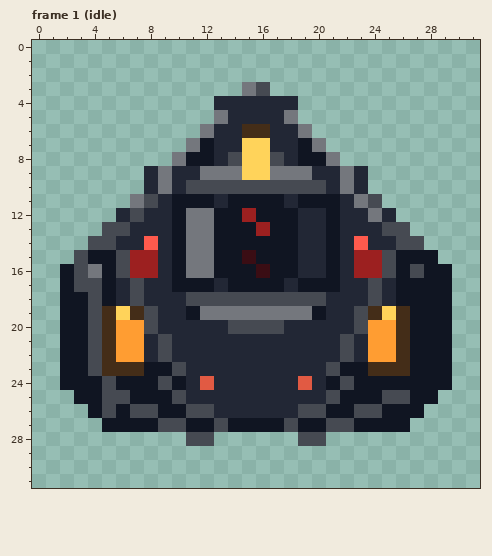
Pixel-art file, stored at assets/sources/enemies/turret.ase. This is how it looked before the edit.
32x32 pixels, 11 frames. Shown: frame 1 (idle).
Now the later version:
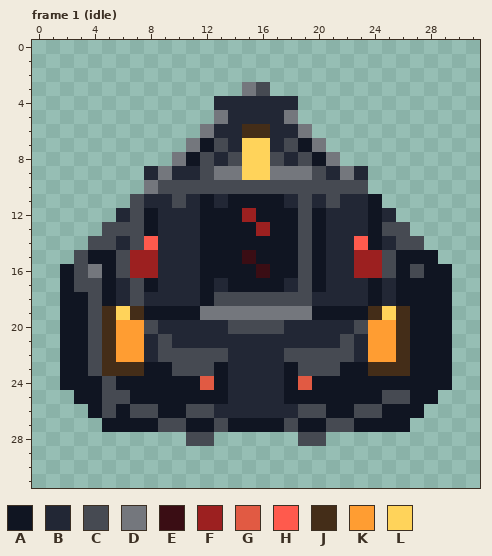
Palette (. is transparent): A #101522  B #222735  C #464a52  D #74777d  E #3a0d14  F #9c2020  G #e15a43  H #ff5a4d  J #442d18  K #ff9d32  L #ffd35a
The exact change:
layer "Armored Depth" added
Frame 1 (idle), layer "Armored Depth":
Colour A replaces colour B in row 12 at x 8 and 20; in row 13 at x 8, 20 and 24; in row 14 at x 20 and 24; in rows 15 to 16 at x 20; in row 17 at x 8; in row 19 at x 9 to 10 and 21 to 22.
Colour A replaces colour B in row 23 at x 13 and 18; in row 24 at x 11, 13, 18 and 20; in row 25 at x 11 to 13 and 18 to 20.
Colour A replaces colour C in row 11 at x 24; in row 17 at x 24; in row 18 at x 12 and 24; in row 19 at x 8 and 23; in row 24 at x 9 and 22; in row 25 at x 10 and 21.
Colour A replaces colour D in row 12 at x 12 and 24; in rows 13 to 16 at x 12.
Colour B replaces colour A in row 11 at x 11 and 20; in rows 12 to 16 at x 10 and 21; in row 17 at x 10 to 11 and 21.
Colour B replaces colour C in row 11 at x 8; in row 18 at x 11 and 20.
Colour B replaces colour D in row 11 at x 23; in rows 12 to 16 at x 11.
Colour C replaces colour A in row 8 at x 12 and 19; in row 11 at x 10, 19 and 21; in row 17 at x 19.
Colour C replaces colour B in row 7 at x 13 and 18; in row 9 at x 20; in row 10 at x 10, 21 and 23; in row 12 at x 19; in rows 13 to 14 at x 7 and 19; in rows 15 to 16 at x 19.
Colour C replaces colour B in row 22 at x 10 to 13 and 18 to 21; in row 23 at x 11 to 12 and 19 to 20.
Colour C replaces colour D in row 9 at x 12; in row 10 at x 9 and 22; in row 11 at x 7.
Colour D replaces colour B in row 10 at x 8.
